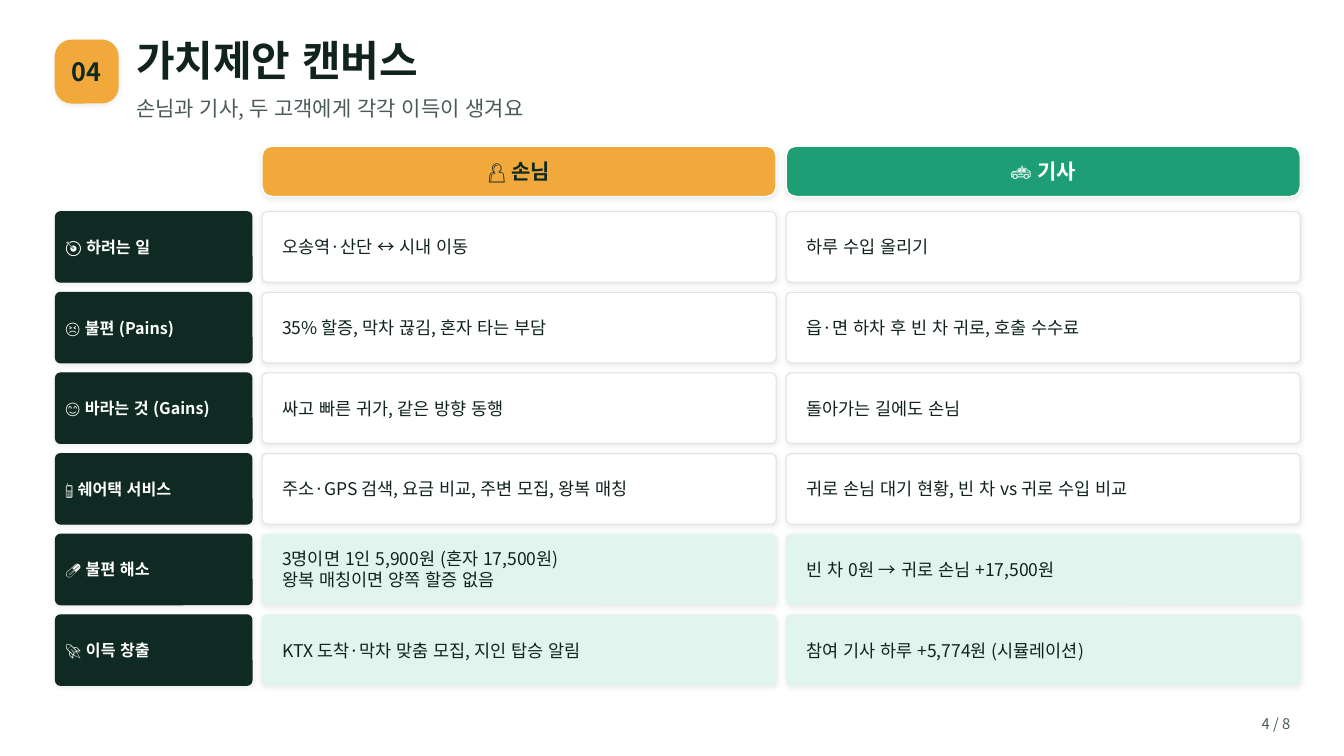
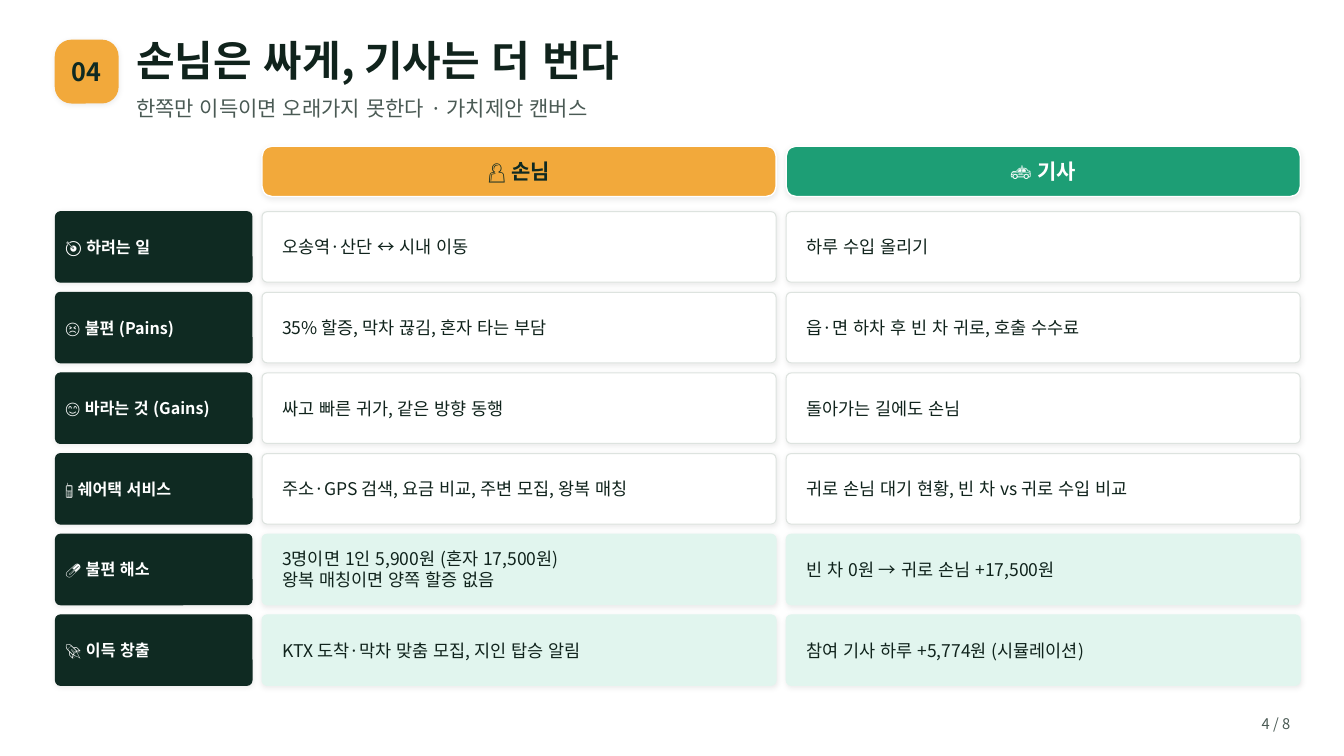
Before and after one commit to gysosm-glitch/TAXI, a slide deck: slide 4 of presentation/쉐어택_발표_v2.pptx. Drawn at 1344x756 pixels with LibreOffice and Linux fonts; fonts in the diff are those of the drawing; background and template pictures are left out. Boxes give left, top, right and bottom in pixels: in the first picture for what was removed or moved away, otherwise in the second. Text is boxed around its words. In the diff, an @@ line names an element or a change of style, - is before the commit and + after.

```diff
--- a/presentation/쉐어택_발표_v2.pptx
+++ b/presentation/쉐어택_발표_v2.pptx
@@ text at [136,40,619,85]: text changed @@
-가치제안 캔버스
+손님은 싸게, 기사는 더 번다
@@ text at [136,98,588,118]: text changed @@
-손님과 기사, 두 고객에게 각각 이득이 생겨요
+한쪽만 이득이면 오래가지 못한다 · 가치제안 캔버스
```
Also in this commit, not shown: 7 other slides changed, 1 other file.
